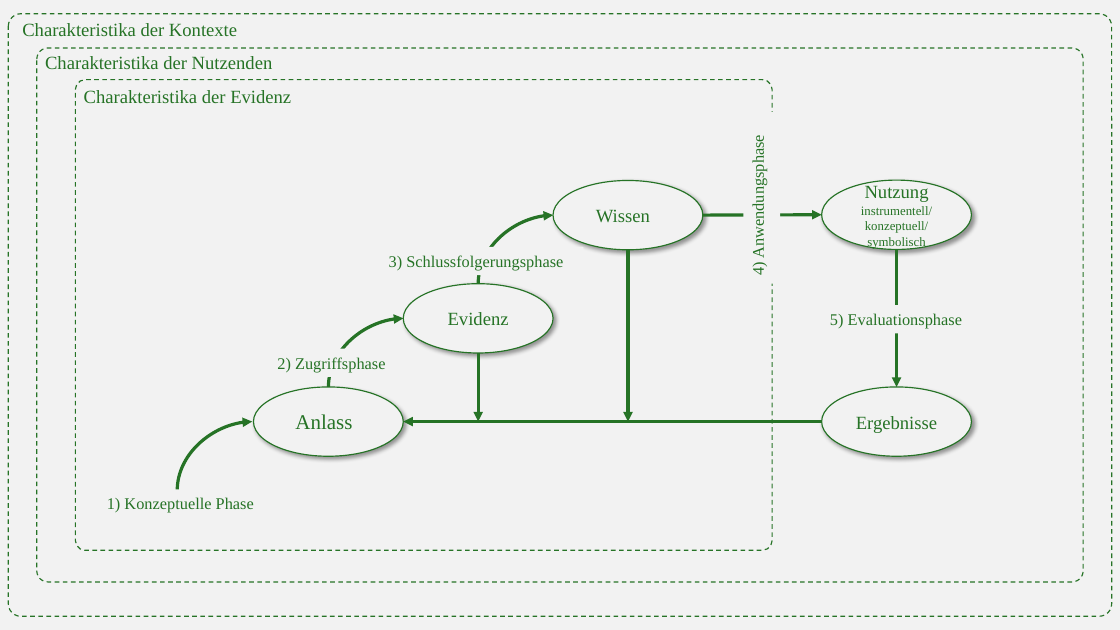
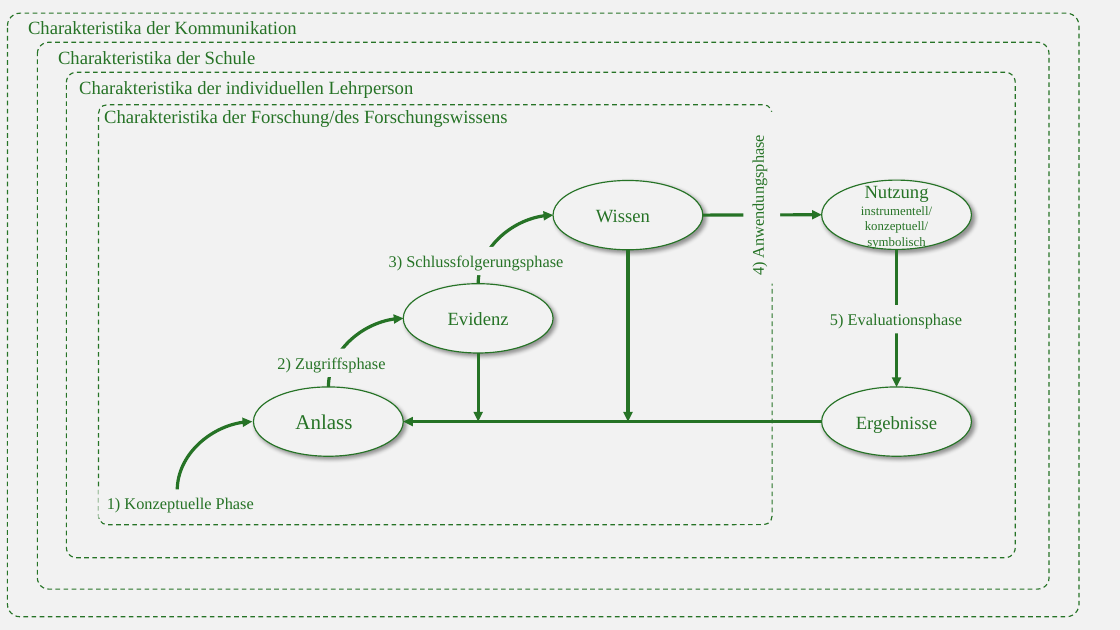
Before and after one commit to kirstinschmidt/Schmidt_Disputation, a slide deck: slide 9 of img/Groß_Ophoff et al (2023)_adapted.pptx. Drawn at 1120x630 pixels with LibreOffice and Linux fonts; fonts in the diff are those of the drawing. Boxes give left, top, right and bottom in pixels: in the first picture for what was removed or moved away, otherwise in the second. Text is boxed around its words. In the diff, an @@ line names an element or a change of style, - is before the commit and + after.

```diff
--- a/img/Groß_Ophoff et al (2023)_adapted.pptx
+++ b/img/Groß_Ophoff et al (2023)_adapted.pptx
@@ rounded rectangle added at box(8, 13, 1080, 618), outline #267326 1 pt dashed @@
@@ text added at box(28, 21, 297, 34), 16 pt, text #267326 @@
+Charakteristika der Kommunikation
@@ rounded rectangle: place and size @@
-rounded rectangle at box(8, 13, 1112, 616)
+rounded rectangle at box(37, 42, 1049, 589)
@@ text at box(58, 51, 256, 64): text changed @@
-Charakteristika der Kontexte
+Charakteristika der Schule
@@ rounded rectangle: place and size @@
-rounded rectangle at box(37, 48, 1084, 582)
+rounded rectangle at box(66, 72, 1016, 558)
@@ text at box(79, 81, 414, 98): text changed @@
-Charakteristika der Nutzenden
+Charakteristika der individuellen Lehrperson
@@ rounded rectangle: place and size @@
-rounded rectangle at box(76, 80, 773, 550)
+rounded rectangle at box(98, 105, 772, 525)
@@ text at box(104, 110, 508, 127): text changed @@
-Charakteristika der Evidenz
+Charakteristika der Forschung/des Forschungswissens
```
Also in this commit, not shown: 4 other files.
